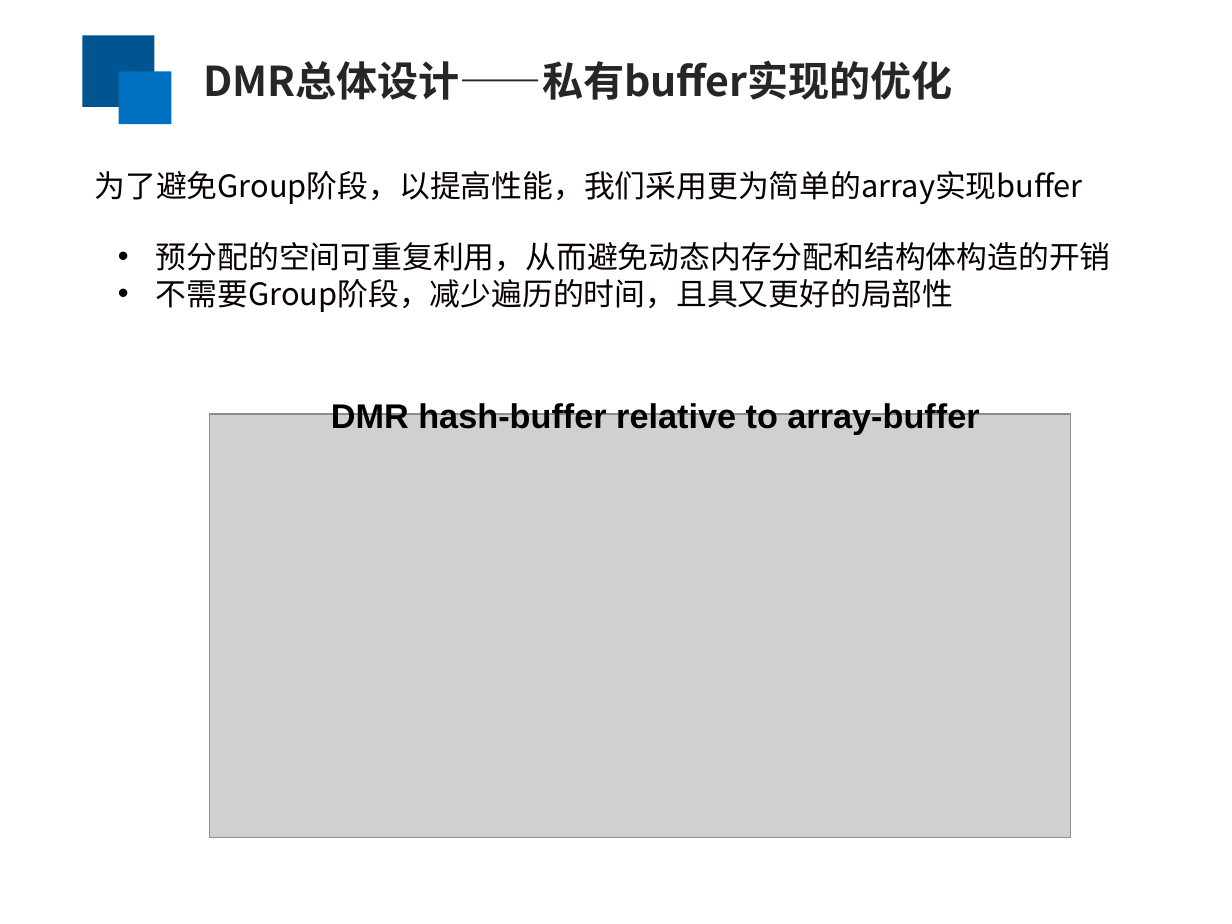
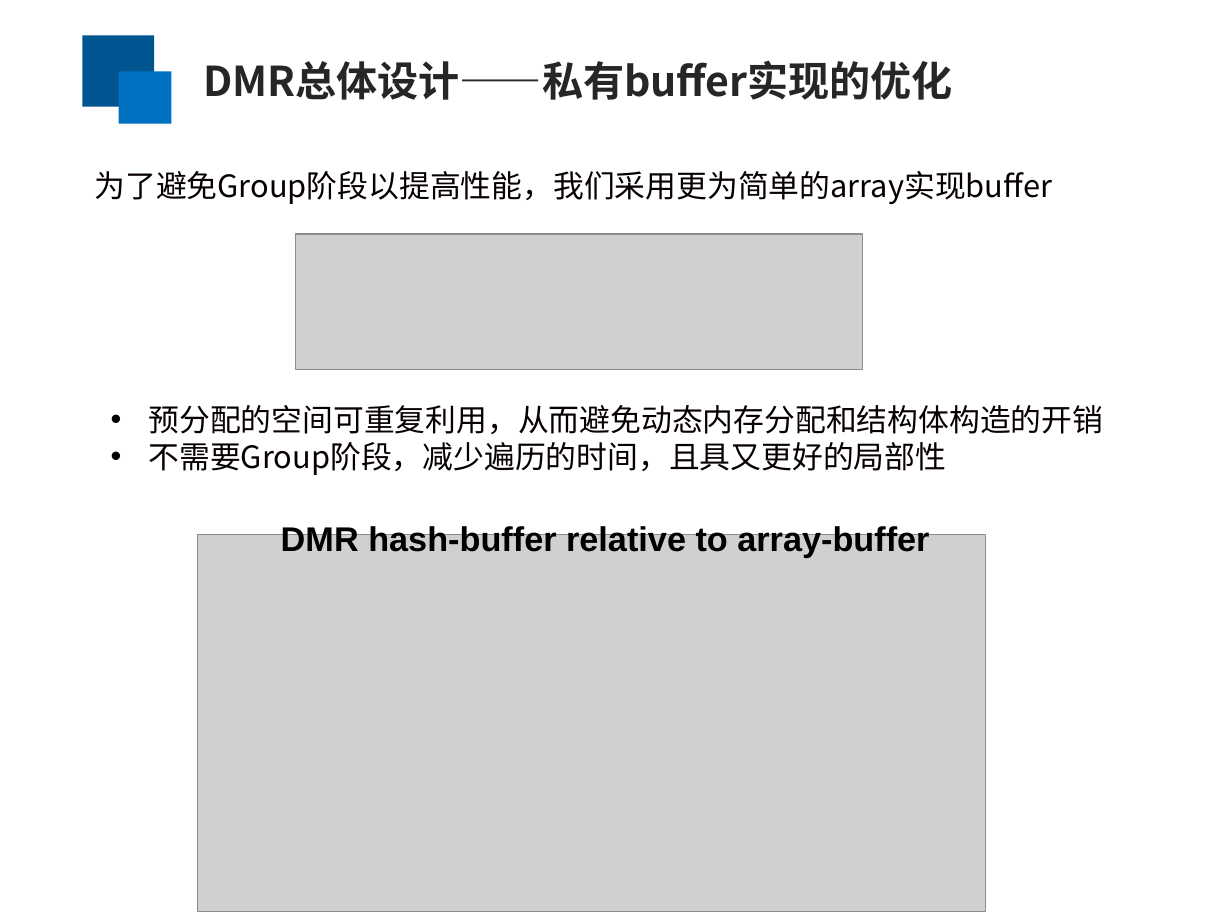
Before and after one commit to yufenyu/work, a slide deck: slide 11 of dmr_paper/paper/chinaSys-2016.ppt. Drawn at 1232x924 pixels with LibreOffice and Linux fonts; fonts in the diff are those of the drawing; grey boxes stand for pictures. Boxes give left, top, right and bottom in pixels: in the first picture for what was removed or moved away, otherwise in the second. Text is boxed around its words. In the diff, an @@ line names an element or a change of style, - is before the commit and + after.

```diff
--- a/dmr_paper/paper/chinaSys-2016.ppt
+++ b/dmr_paper/paper/chinaSys-2016.ppt
@@ text at (94,171,1052,204): text changed @@
-为了避免Group阶段，以提高性能，我们采用更为简单的array实现buffer
+为了避免Group阶段以提高性能，我们采用更为简单的array实现buffer
@@ picture added at (296,234,862,370) @@
@@ text "预分配的空间可重复利用，从而避免动态内存分配和结构体构造的开销": place and size @@
-text "预分配的空间可重复利用，从而避免动态内存分配和结构体构造的开销" at (156,242,1111,312)
+text "预分配的空间可重复利用，从而避免动态内存分配和结构体构造的开销" at (149,405,1104,475)
@@ picture: place and size @@
-picture at (209,414,1071,838)
+picture at (197,535,986,912)
@@ text "DMR hash-buffer relative to array-buffer": place and size @@
-text "DMR hash-buffer relative to array-buffer" at (331,400,979,434)
+text "DMR hash-buffer relative to array-buffer" at (281,524,929,558)
```
Also in this commit, not shown: 7 other slides changed.
